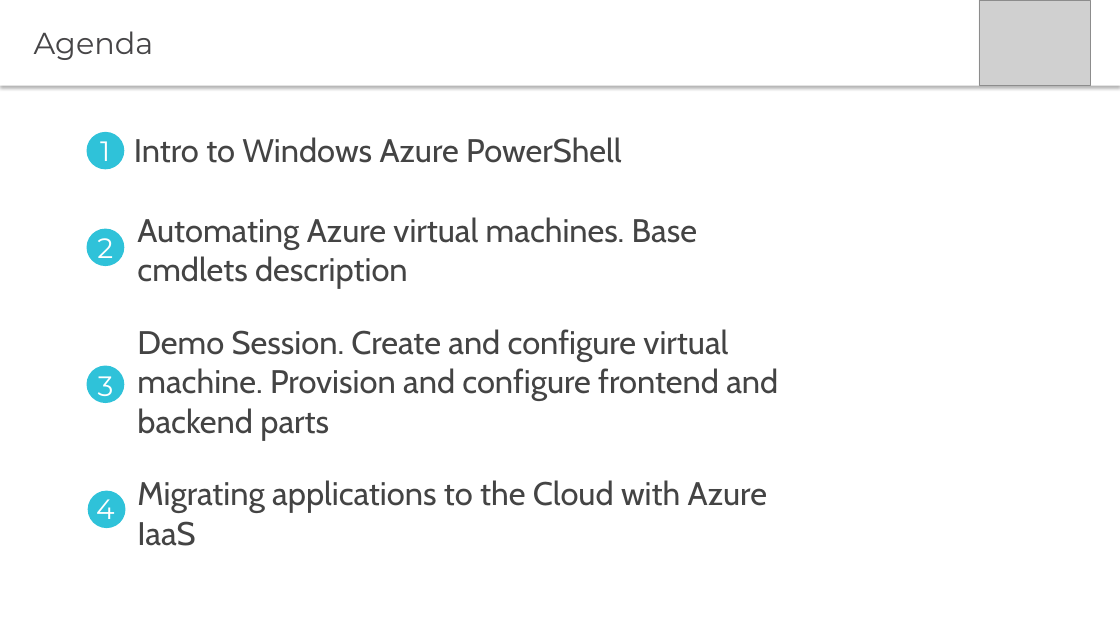
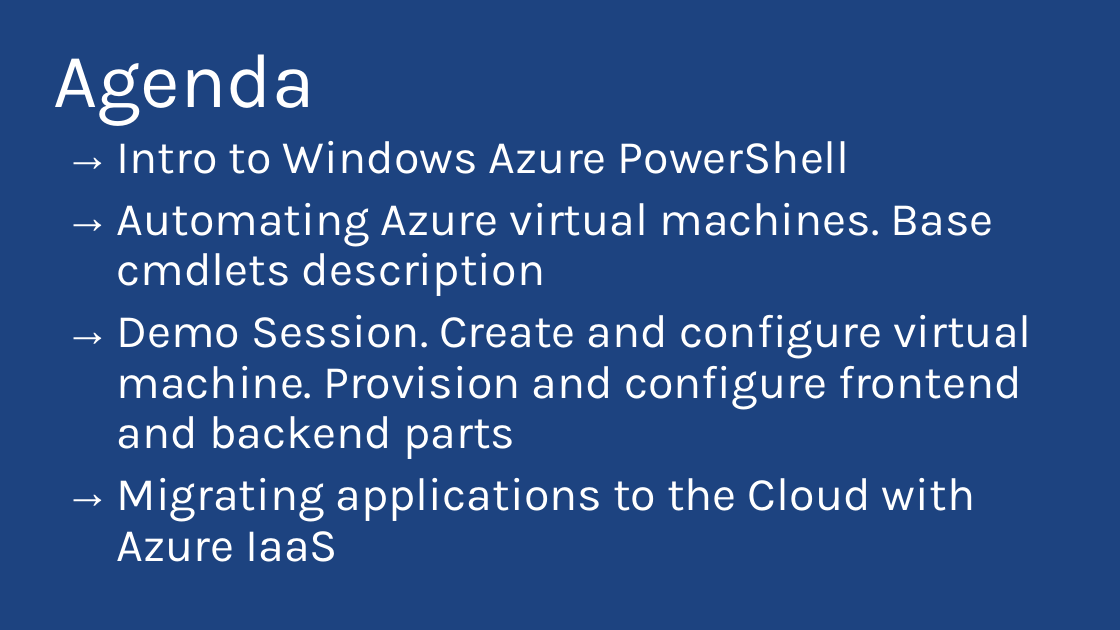
Before and after one commit to PyroJoke/AzureBootcamp2015Kharkiv, a slide deck: slide 2 of Virtual Machines Automated Deployment/Global Azure Bootcamp - Automating Azure VMs with Powershell.pptx. Drawn at 1120x630 pixels with LibreOffice and Linux fonts; fonts in the diff are those of the drawing; grey boxes stand for pictures; background and template pictures are left out. Boxes give left, top, right and bottom in pixels: in the first picture for what was removed or moved away, otherwise in the second. Text is boxed around its words. In the diff, an @@ line names an element or a change of style, - is before the commit and + after.

```diff
--- a/Virtual Machines Automated Deployment/Global Azure Bootcamp - Automating Azure VMs with Powershell.pptx
+++ b/Virtual Machines Automated Deployment/Global Azure Bootcamp - Automating Azure VMs with Powershell.pptx
@@ background #FFFFFF to picture (left out) @@
@@ title "Agenda": place and size @@
-title "Agenda" at [0, 0, 1120, 86]
+title "Agenda" at [53, 54, 314, 126]
@@ title "Agenda" at [53, 54, 314, 126]: size 26 to 66 pt, font Montserrat to Karla, text colour #464547 to #FFFFFF; line spacing 1 to 0.9; less space between paragraphs; vertical alignment middle to bottom; fill #FFFFFF to none; shadow off @@
@@ picture removed at [980, 0, 1091, 86] @@
@@ ellipse removed at [87, 132, 124, 170] @@
@@ text removed at [100, 141, 110, 161] @@
-1
@@ subtitle added at [117, 141, 1032, 562], 40 pt, text #FFFFFF @@
+→ Intro to Windows Azure PowerShell
+→ Automating Azure virtual machines. Base cmdlets description
+→ Demo Session. Create and configure virtual machine. Provision and configure frontend and backend parts
+→ Migrating applications to the Cloud with Azure IaaS
@@ text removed at [134, 137, 621, 163] @@
-Intro to Windows Azure PowerShell
@@ ellipse removed at [87, 229, 124, 266] @@
@@ text removed at [97, 238, 113, 266] @@
-2
@@ text removed at [137, 217, 697, 289] @@
-Automating Azure virtual machines. Base cmdlets description
@@ text removed at [137, 329, 778, 441] @@
-Demo Session. Create and configure virtual machine. Provision and configure frontend and backend parts
@@ ellipse removed at [87, 365, 124, 403] @@
@@ text removed at [98, 376, 114, 404] @@
-3
@@ ellipse removed at [87, 491, 125, 528] @@
@@ text removed at [96, 491, 115, 526] @@
-4
@@ text removed at [137, 480, 767, 546] @@
-Migrating applications to the Cloud with Azure IaaS
```
Also in this commit, not shown: 21 other slides changed, 12 slides added, 4 slides removed, 4 other files.
